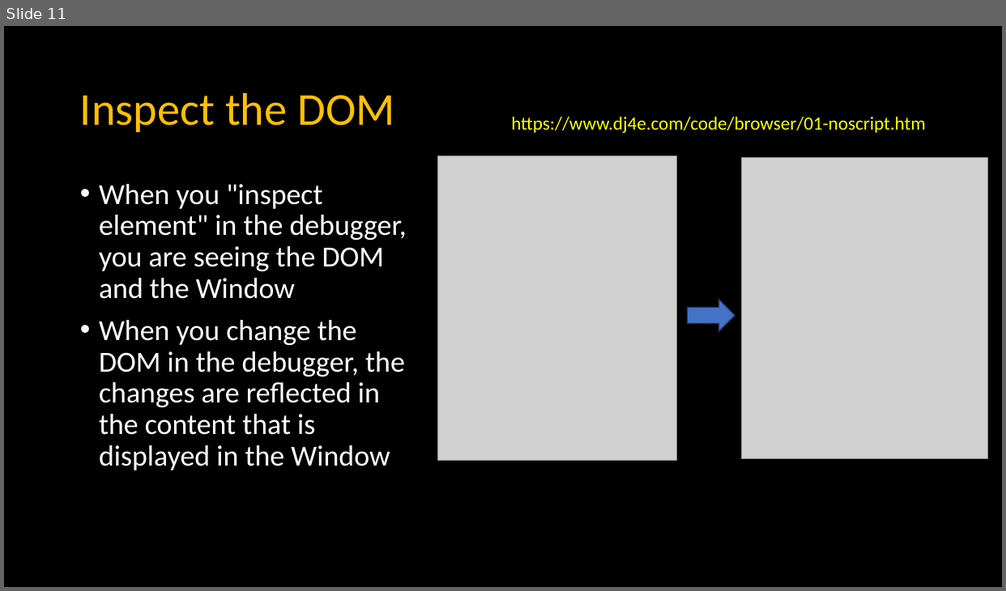
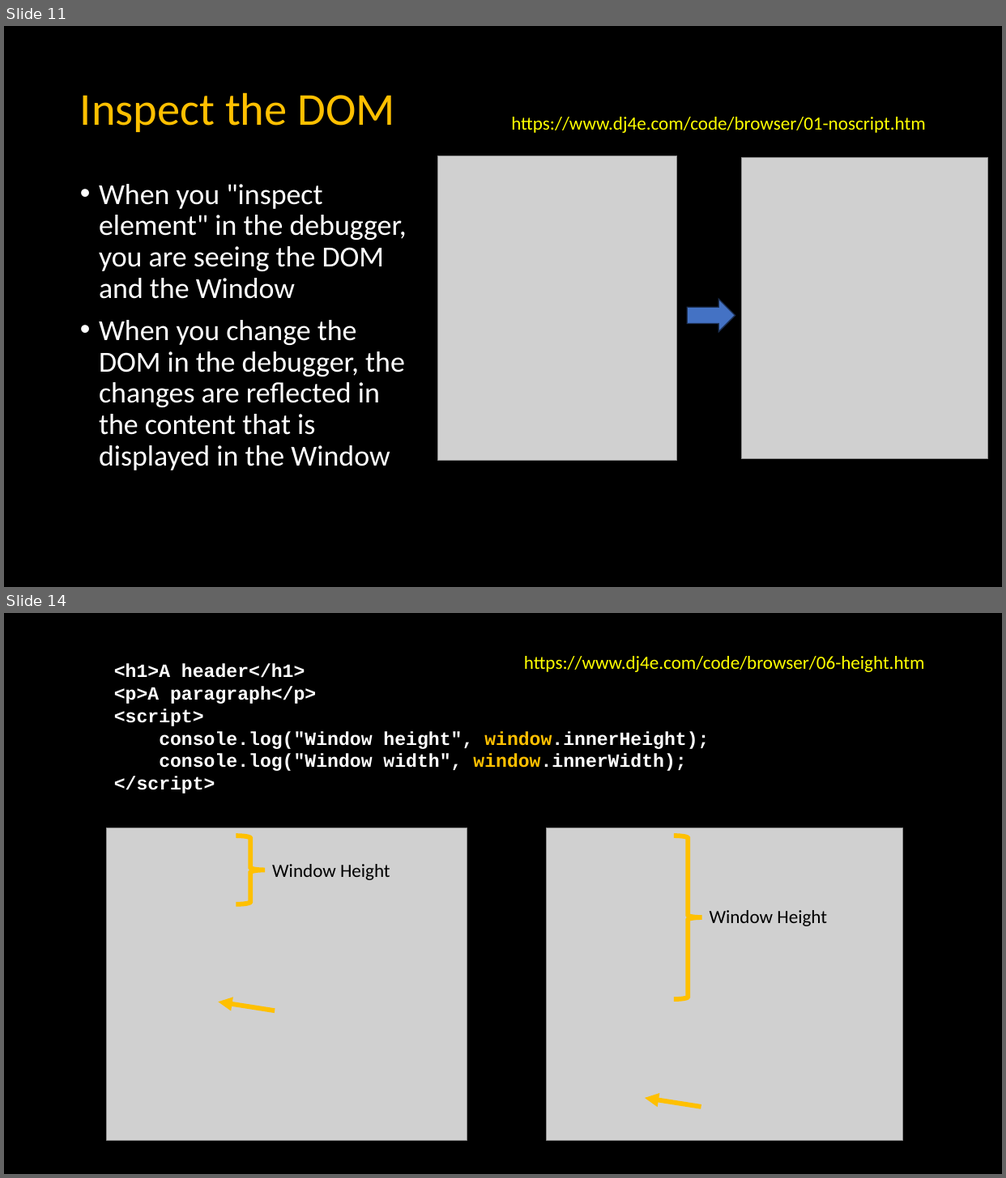
Before and after one commit to csev/dj4e, a slide deck: lectures/JS-03-Browser.pptx. Shown one above the other, each under a label of ours: slide 11 before the commit, slides 11 and 14 after it; the slides between them are not shown. The pictures are 1006x591 and 1006x1178 pixels, drawn with LibreOffice and Linux fonts; fonts in the diff are those of the drawing; grey boxes stand for pictures. Boxes give left, top, right and bottom in pixels: in the first picture for what was removed or moved away, otherwise in the second. Text is boxed around its words. In the diff, an @@ line names an element or a change of style, - is before the commit and + after.

```diff
--- a/lectures/JS-03-Browser.pptx
+++ b/lectures/JS-03-Browser.pptx
@@ slide 14 added at bbox=[4, 613, 1002, 1174], background #000000 @@
@@ text added at bbox=[524, 656, 925, 672], 18 pt, text #FFFF00 @@
+https://www.dj4e.com/code/browser/06-height.htm
@@ text added at bbox=[114, 664, 709, 794], 18 pt, text #FFFFFF, bold @@
+<h1>A header</h1>
+<p>A paragraph</p>
+<script>
+console.log("Window height", window.innerHeight);
+console.log("Window width", window.innerWidth);
+</script>
@@ picture added at bbox=[107, 828, 467, 1141] @@
@@ picture added at bbox=[547, 828, 903, 1141] @@
@@ right brace added at bbox=[236, 836, 266, 905], outline #FFC000 4.5 pt @@
@@ right brace added at bbox=[674, 836, 701, 1000], outline #FFC000 4.5 pt @@
@@ text added at bbox=[272, 864, 390, 880], 18 pt, text #000000 @@
+Window Height
@@ text added at bbox=[710, 910, 827, 926], 18 pt, text #000000 @@
+Window Height
@@ arrow added from (275, 1012) to (218, 1003), #FFC000 4.5 pt @@
@@ arrow added from (701, 1107) to (645, 1098), #FFC000 4.5 pt @@
```
Also in this commit, not shown: 2 slides changed, 15 other slides added, 14 slides removed, 27 other files.
